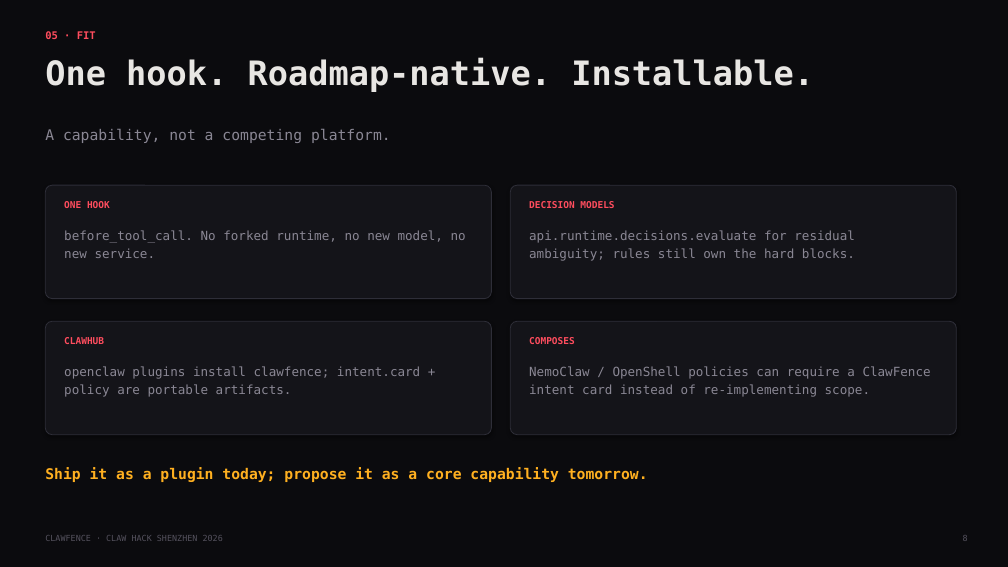
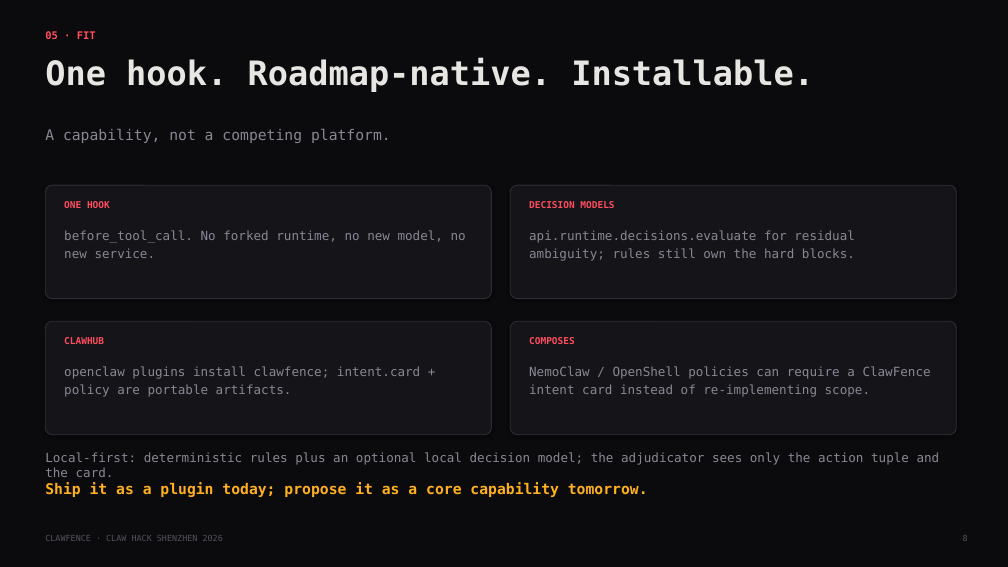
Before and after one commit to tedinroc/clawfence, a slide deck: slide 8 of demo/clawfence-deck.pptx. Drawn at 1008x567 pixels with LibreOffice and Linux fonts; fonts in the diff are those of the drawing. Boxes give left, top, right and bottom in pixels: in the first picture for what was removed or moved away, otherwise in the second. Text is boxed around its words. In the diff, an @@ line names an element or a change of style, - is before the commit and + after.

Commit message:
Add local-first deck line and DGX Spark config

```diff
--- a/demo/clawfence-deck.pptx
+++ b/demo/clawfence-deck.pptx
@@ text added at <box>45,452,940,477</box>, 12 pt, text #8A8794 @@
+Local-first: deterministic rules plus an optional local decision model; the adjudicator sees only the action tuple and the card.
@@ text "Ship it as a plugin ...": place and size @@
-text "Ship it as a plugin ..." at <box>45,467,648,482</box>
+text "Ship it as a plugin ..." at <box>45,482,648,497</box>
```
Also in this commit, not shown: 2 other files.
